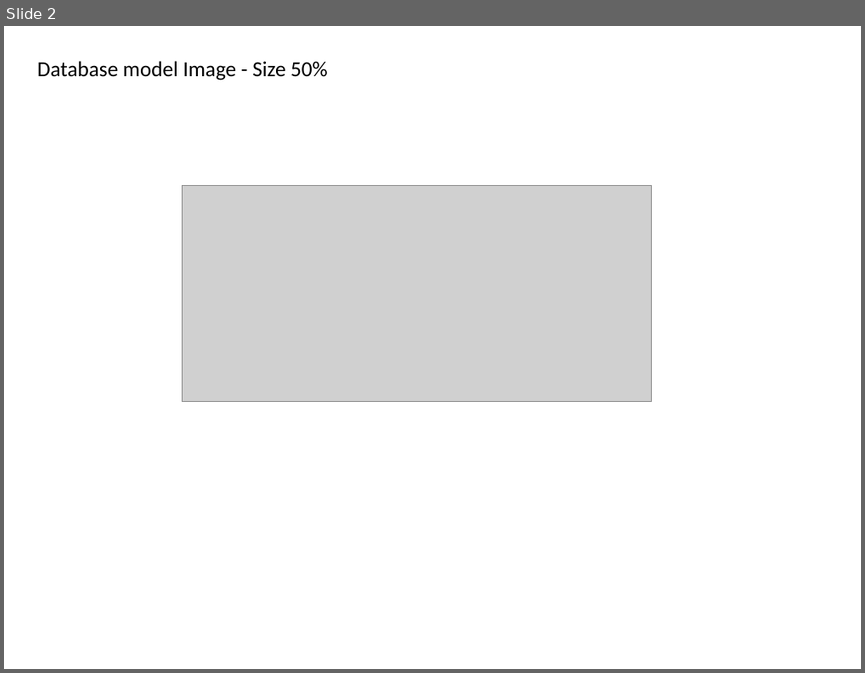
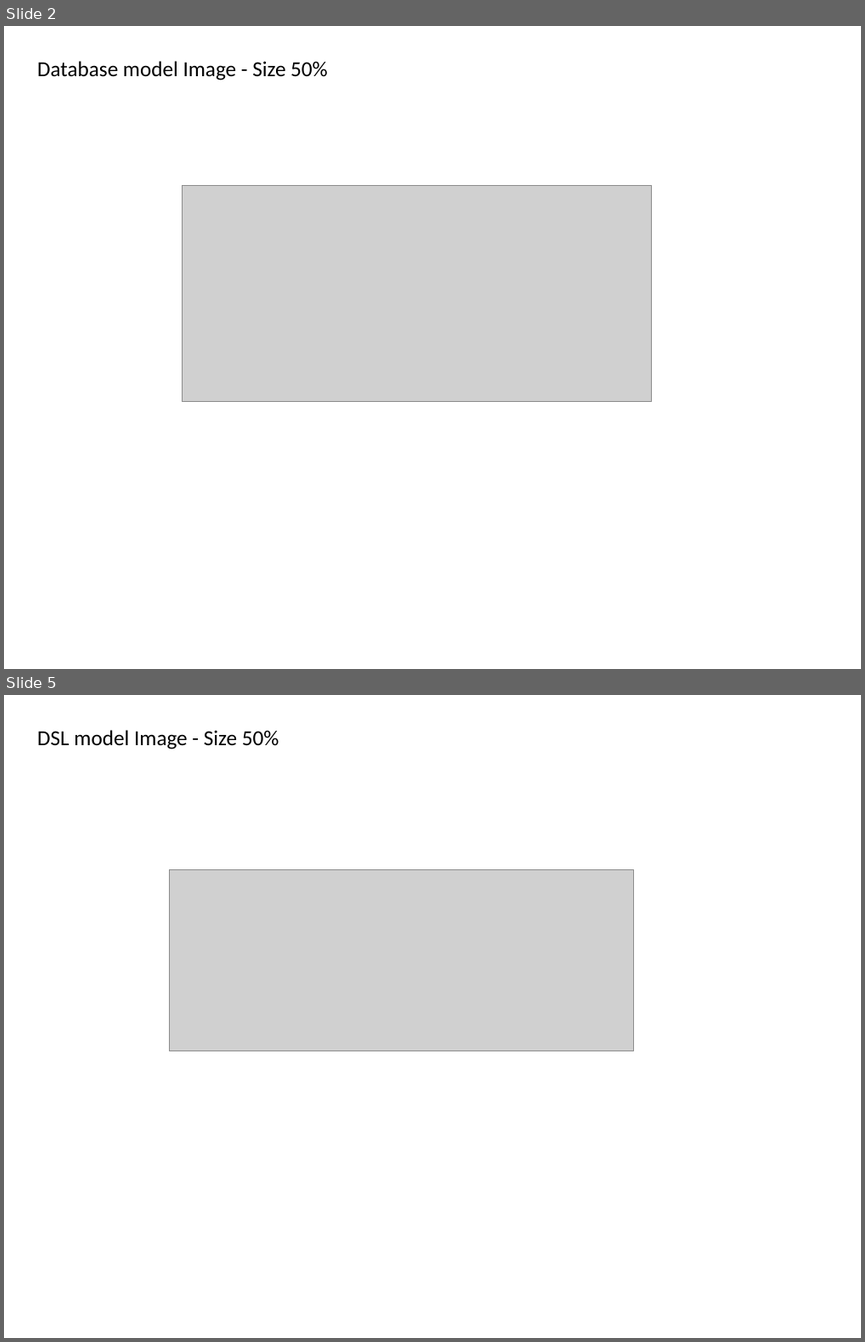
Before and after one commit to telosys-tools-doc/telosys-web-site-v3, a slide deck: img-ppt/images.ppt. Shown one above the other, each under a label of ours: slide 2 before the commit, slides 2 and 5 after it; the slides between them are not shown. The pictures are 865x673 and 865x1342 pixels, drawn with LibreOffice and Linux fonts; fonts in the diff are those of the drawing; grey boxes stand for pictures. Boxes give left, top, right and bottom in pixels: in the first picture for what was removed or moved away, otherwise in the second. Text is boxed around its words. In the diff, an @@ line names an element or a change of style, - is before the commit and + after.

Commit message:
Models page

```diff
--- a/img-ppt/images.ppt
+++ b/img-ppt/images.ppt
@@ slide 5 added at (4,695,861,1338), background #FFFFFF @@
@@ text added at (37,730,279,749), 18 pt, text #000000 @@
+DSL model Image - Size 50%
@@ picture added at (170,869,634,1050) @@
```
Also in this commit, not shown: 1 slide changed, 2 other slides added, 3 other files.
